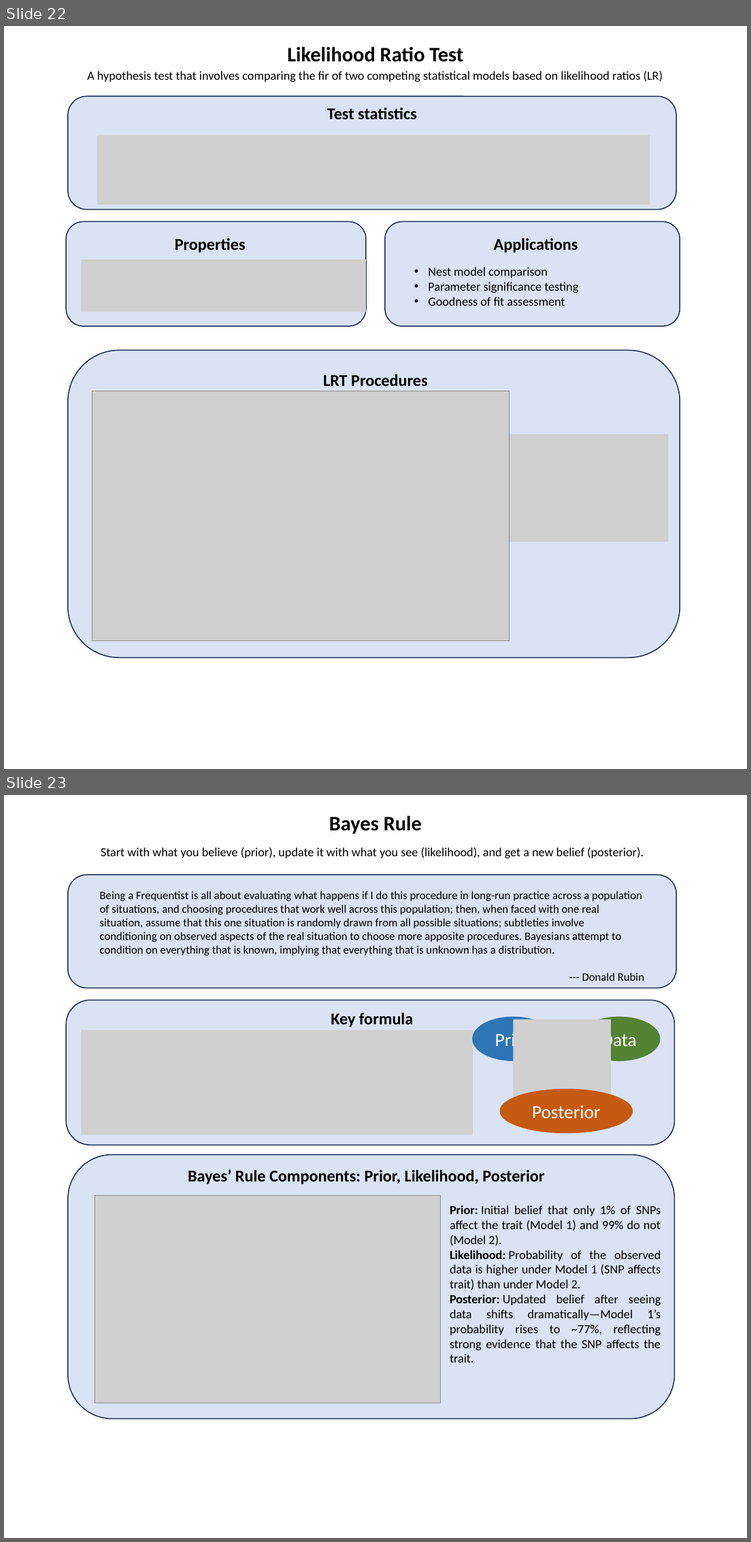
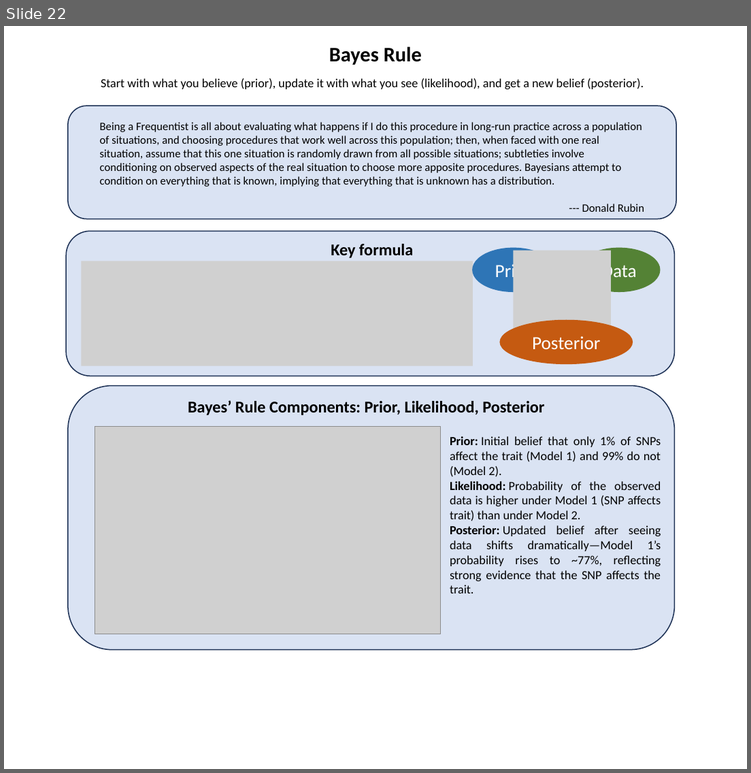
Before and after one commit to StatFunGen/statgen-prerequisites, a slide deck: graphical_summary/slides.pptx. Shown one above the other, each under a label of ours: slides 22 and 23 before the commit, slide 22 after it. The pictures are 751x1542 and 751x773 pixels, drawn with LibreOffice and Linux fonts; fonts in the diff are those of the drawing; grey boxes stand for pictures. Boxes give left, top, right and bottom in pixels: in the first picture for what was removed or moved away, otherwise in the second. Text is boxed around its words. In the diff, an @@ line names an element or a change of style, - is before the commit and + after.

Commit message:
fix likelihood section notebooks

```diff
--- a/graphical_summary/slides.pptx
+++ b/graphical_summary/slides.pptx
@@ slide 22 removed at [4, 26, 747, 769], background #FFFFFF @@
@@ text removed at [287, 46, 463, 62] @@
-Likelihood Ratio Test
@@ text removed at [87, 71, 663, 82] @@
-A hypothesis test that involves comparing the fir of two competing statistical models based on likelihood ratios (LR)
@@ rounded rectangle removed at [68, 97, 676, 210] @@
@@ text removed at [327, 108, 417, 119] @@
-Test statistics
@@ picture removed at [98, 135, 650, 204] @@
@@ rounded rectangle removed at [67, 221, 366, 326] @@
@@ rounded rectangle removed at [385, 221, 680, 326] @@
@@ text removed at [175, 238, 245, 252] @@
-Properties
@@ text removed at [494, 238, 578, 252] @@
-Applications
@@ picture removed at [82, 259, 366, 312] @@
@@ text removed at [428, 267, 578, 305] @@
-• Nest model comparison
-• Parameter significance testing
-• Goodness of fit assessment
@@ rounded rectangle removed at [68, 350, 680, 657] @@
@@ picture removed at [92, 390, 509, 640] @@
@@ text removed at [323, 374, 428, 386] @@
-LRT Procedures
@@ picture removed at [340, 434, 668, 541] @@
@@ what was slide 23 is now slide 22 @@
```
Also in this commit, not shown: 1 slide changed, 15 other files.
